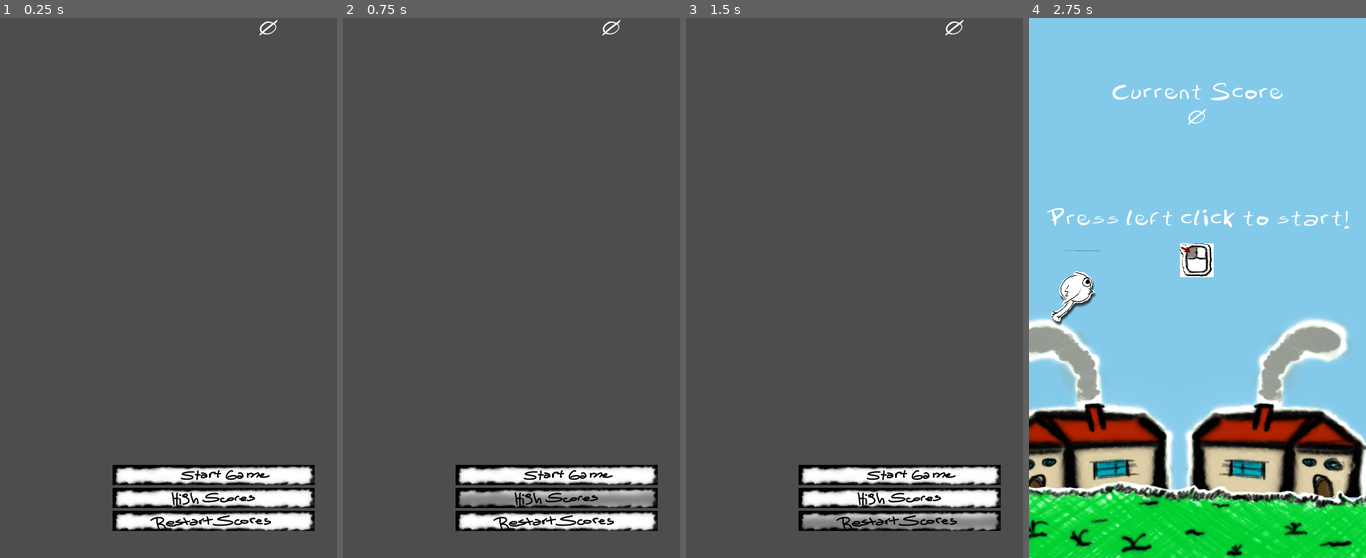
Above: before the commit, frames 1-4 (left to right).
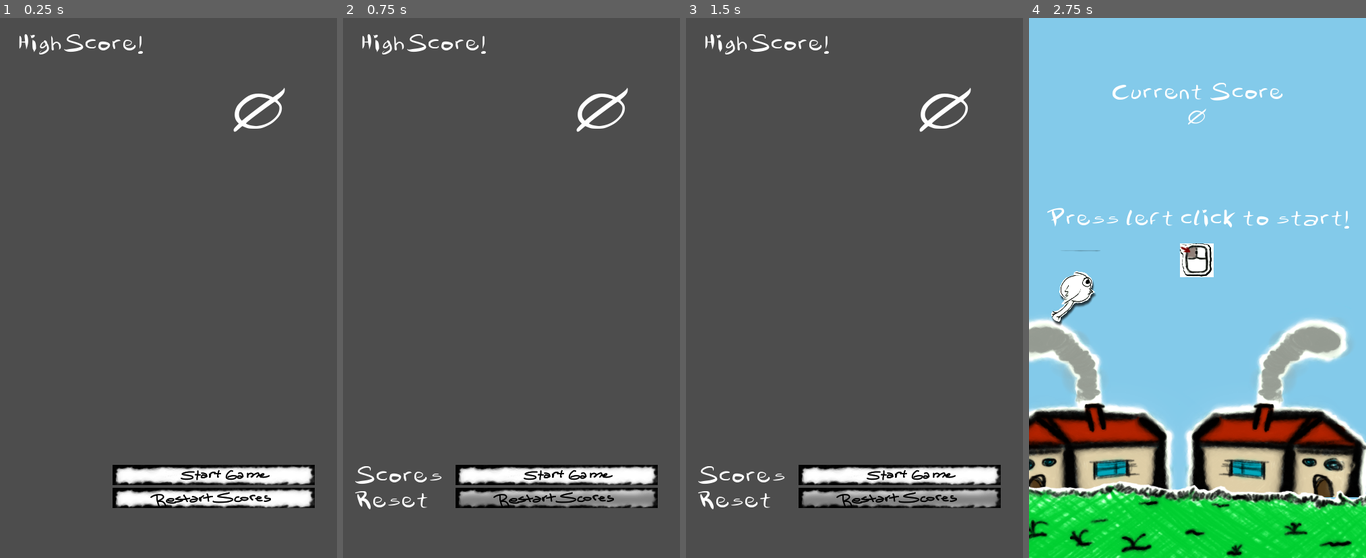
Above: after the commit, the same moments.

Repository: sosafacun/Bird-That-Flaps
Game: Godot game, scene res://scenes/ui/main_menu/main_menu.tscn
Two runs of this game, one before a commit and one after it. Both use one fixed random seed, a clock stepped at 60 frames per second and the inputs below. Sound files missing from this copy of the repository are replaced by a short silence.
Inputs (mouse positions are in pixels of both pictures, inside the frame that each line leads up to; where the layout moved, square brackets give the same spot in the first picture):
- Up to frame 1 (0.25 s): no input
- Up to frame 2 (0.75 s): click (555, 498) at 0.52 s
- Up to frame 3 (1.5 s): click (898, 498) [898, 520] at 1.25 s
- Up to frame 4 (2.75 s): click (1241, 477) at 2 s

The runs differ from the first frame. In frame 1, 3.3% of the frame differs, in the area x 5-94%, y 0-95%; in frame 2, 3.6%; in frame 3, 4.7%, in the area x 3-94%, y 0-95%; in frame 4, nothing differs.

Commit message:
Only the Parallax is missing.

Diff:
--- a/scenes/ui/main_menu/main_menu.gd
+++ b/scenes/ui/main_menu/main_menu.gd
@@ -2,8 +2,18 @@
 
 func _ready():
 	SFX.play_bgm()
-	$Label2.text = Globals.save_data.top_player
-	$Label.text = str(Globals.save_data.top_score)
+	update_labels()
 
 func _on_start_game_pressed():
 	get_tree().change_scene_to_file("res://scenes/Parallax/game.tscn")
+
+func _on_restart_scores_pressed():
+	Globals.save_data.top_score = 0
+	Globals.save_data.top_player = ""
+	$Label4.visible = true
+	Globals.save_data.save_scores()
+	update_labels()
+
+func update_labels():
+	$Label2.text = Globals.save_data.top_player
+	$Label.text = str(Globals.save_data.top_score)
--- a/scenes/ui/main_menu/main_menu.tscn
+++ b/scenes/ui/main_menu/main_menu.tscn
@@ -1,13 +1,10 @@
-[gd_scene load_steps=12 format=3 uid="uid://cmqgagi0c6fbc"]
+[gd_scene load_steps=9 format=3 uid="uid://cmqgagi0c6fbc"]
 
 [ext_resource type="Texture2D" uid="uid://nytkxk3pv8o" path="res://scenes/ui/Buttons/start_game_buttons/startGame-default.png" id="1_cxp8j"]
 [ext_resource type="Theme" uid="uid://54com4xaym22" path="res://resources/fonts/theme.tres" id="1_vg8iv"]
 [ext_resource type="Script" path="res://scenes/ui/main_menu/main_menu.gd" id="2_8jlij"]
 [ext_resource type="Texture2D" uid="uid://djvi3ihetpddx" path="res://scenes/ui/Buttons/start_game_buttons/startGame-pressed.png" id="2_j82va"]
 [ext_resource type="Texture2D" uid="uid://cwboatwjlusg0" path="res://scenes/ui/Buttons/start_game_buttons/startGame-hover.png" id="3_dr0io"]
-[ext_resource type="Texture2D" uid="uid://cuihwij74h3rb" path="res://scenes/ui/Buttons/high_score_buttons/hscores-default.png" id="4_kebhv"]
-[ext_resource type="Texture2D" uid="uid://dmywp2e00s28l" path="res://scenes/ui/Buttons/high_score_buttons/hscores-pressed.png" id="5_py64a"]
-[ext_resource type="Texture2D" uid="uid://85lnotihjbqq" path="res://scenes/ui/Buttons/high_score_buttons/hscores-hover.png" id="6_3pv8q"]
 [ext_resource type="Texture2D" uid="uid://b08k35ur8ogu4" path="res://scenes/ui/Buttons/restart_score_buttons/restart-default.png" id="7_h4cqt"]
 [ext_resource type="Texture2D" uid="uid://0y1qqgab8767" path="res://scenes/ui/Buttons/restart_score_buttons/restart-pressed.png" id="8_3qwwo"]
 [ext_resource type="Texture2D" uid="uid://25uqs6qhmifi" path="res://scenes/ui/Buttons/restart_score_buttons/restart-hover.png" id="9_tpwuy"]
@@ -21,6 +18,40 @@
 grow_vertical = 2
 theme = ExtResource("1_vg8iv")
 script = ExtResource("2_8jlij")
+
+[node name="Label3" type="Label" parent="."]
+layout_mode = 0
+offset_left = 18.0
+offset_top = 22.0
+offset_right = 214.0
+offset_bottom = 56.0
+text = " HighScore!"
+
+[node name="Label2" type="Label" parent="."]
+layout_mode = 0
+offset_left = 42.0
+offset_top = 88.0
+offset_right = 317.0
+offset_bottom = 203.0
+theme_override_font_sizes/font_size = 100
+
+[node name="Label" type="Label" parent="."]
+layout_mode = 0
+offset_left = 341.0
+offset_top = 95.0
+offset_right = 457.0
+offset_bottom = 210.0
+theme_override_font_sizes/font_size = 100
+
+[node name="Label4" type="Label" parent="."]
+visible = false
+layout_mode = 2
+offset_left = 16.0
+offset_top = 662.0
+offset_right = 154.0
+offset_bottom = 733.0
+text = "Scores
+Reset"
 
 [node name="Options" type="VBoxContainer" parent="."]
 layout_mode = 1
@@ -43,28 +74,11 @@
 texture_pressed = ExtResource("2_j82va")
 texture_hover = ExtResource("3_dr0io")
 
-[node name="HighScores" type="TextureButton" parent="Options"]
-layout_mode = 2
-texture_normal = ExtResource("4_kebhv")
-texture_pressed = ExtResource("5_py64a")
-texture_hover = ExtResource("6_3pv8q")
-
 [node name="RestartScores" type="TextureButton" parent="Options"]
 layout_mode = 2
 texture_normal = ExtResource("7_h4cqt")
 texture_pressed = ExtResource("8_3qwwo")
 texture_hover = ExtResource("9_tpwuy")
 
-[node name="Label" type="Label" parent="."]
-layout_mode = 0
-offset_left = 383.0
-offset_right = 499.0
-offset_bottom = 115.0
-
-[node name="Label2" type="Label" parent="."]
-layout_mode = 0
-offset_left = 6.0
-offset_right = 281.0
-offset_bottom = 115.0
-
 [connection signal="pressed" from="Options/StartGame" to="." method="_on_start_game_pressed"]
+[connection signal="pressed" from="Options/RestartScores" to="." method="_on_restart_scores_pressed"]
Not shown, changed: export_presets.cfg
